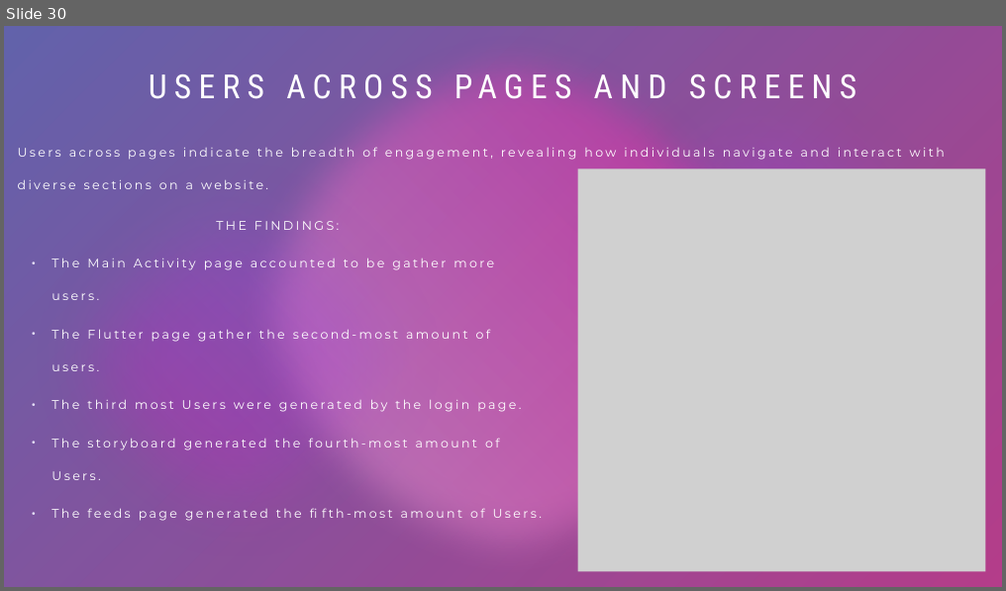
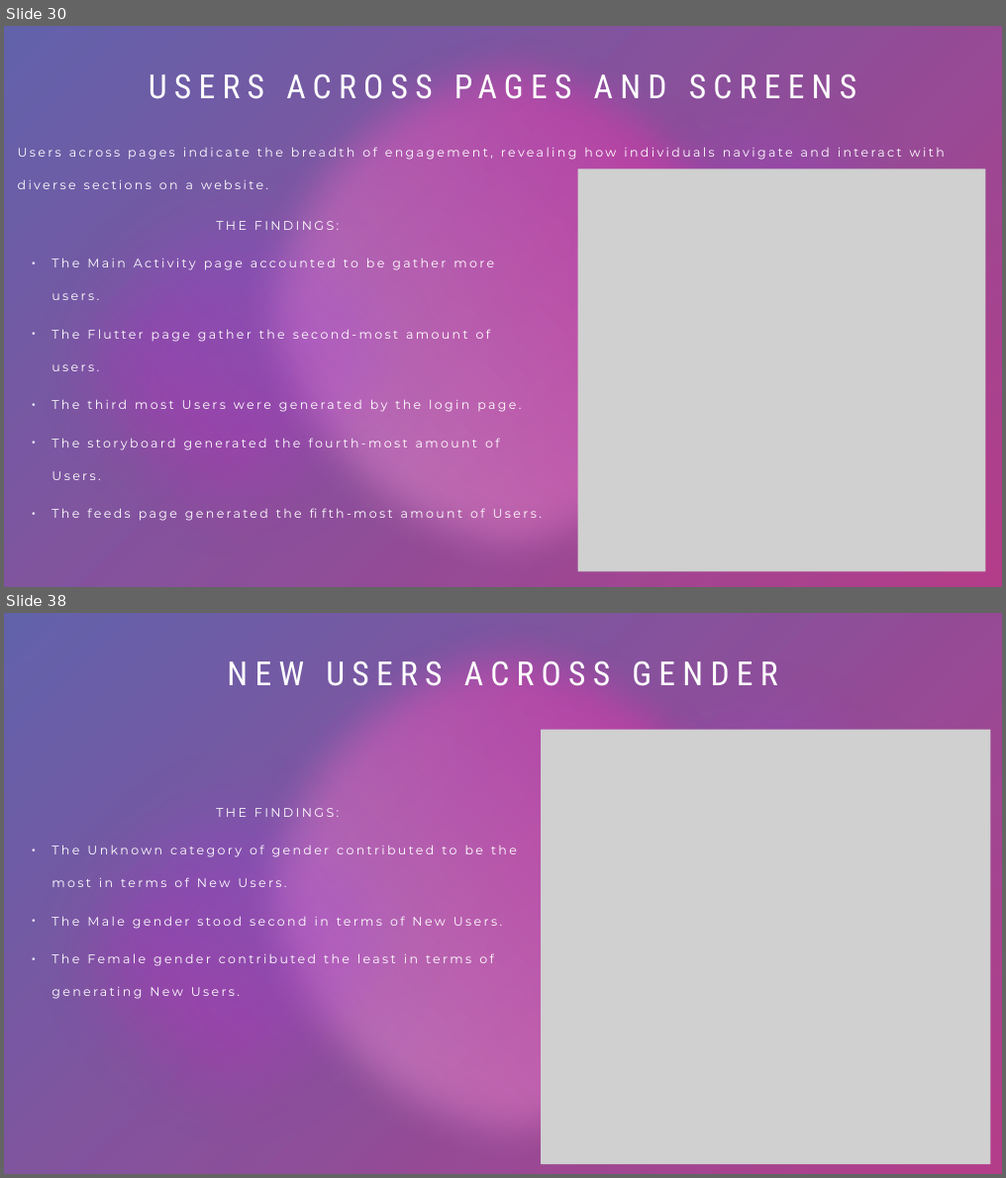
Before and after one commit to ShanmugavelS26/Promilo-Task, a slide deck: Promilo_Assignment(BA).pptx. Shown one above the other, each under a label of ours: slide 30 before the commit, slides 30 and 38 after it; the slides between them are not shown. The pictures are 1006x591 and 1006x1178 pixels, drawn with LibreOffice and Linux fonts; fonts in the diff are those of the drawing; grey boxes stand for pictures; background and template pictures are left out; a plain dark background stands for a picture behind light text. Boxes give left, top, right and bottom in pixels: in the first picture for what was removed or moved away, otherwise in the second. Text is boxed around its words. In the diff, an @@ line names an element or a change of style, - is before the commit and + after.

```diff
--- a/Promilo_Assignment(BA).pptx
+++ b/Promilo_Assignment(BA).pptx
@@ slide 38 added at (x1=4, y1=613, x2=1002, y2=1174), background picture (left out); not listed: 7 template elements that a slide beside it also shows @@
@@ title added at (x1=227, y1=662, x2=777, y2=686), 32 pt, text #FFFFFF @@
+NEW USERS ACROSS GENDER
@@ picture added at (x1=541, y1=730, x2=991, y2=1164) @@
@@ text added at (x1=52, y1=808, x2=517, y2=966), 12 pt, text #FFFFFF @@
+THE FINDINGS:
+  • The Unknown category of gender contributed to be the most in terms of New Users.
+  • The Male gender stood second in terms of New Users.
+  • The Female gender contributed the least in terms of generating New Users.
```
Also in this commit, not shown: 24 other slides added.
